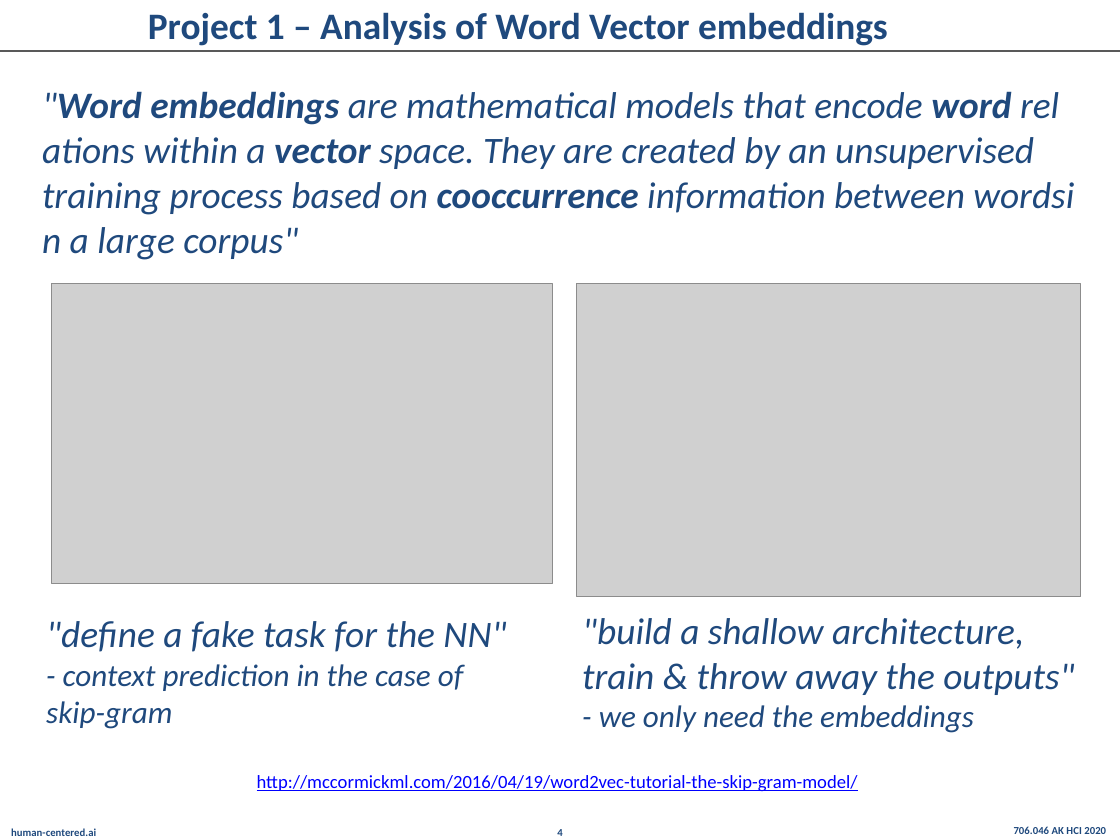
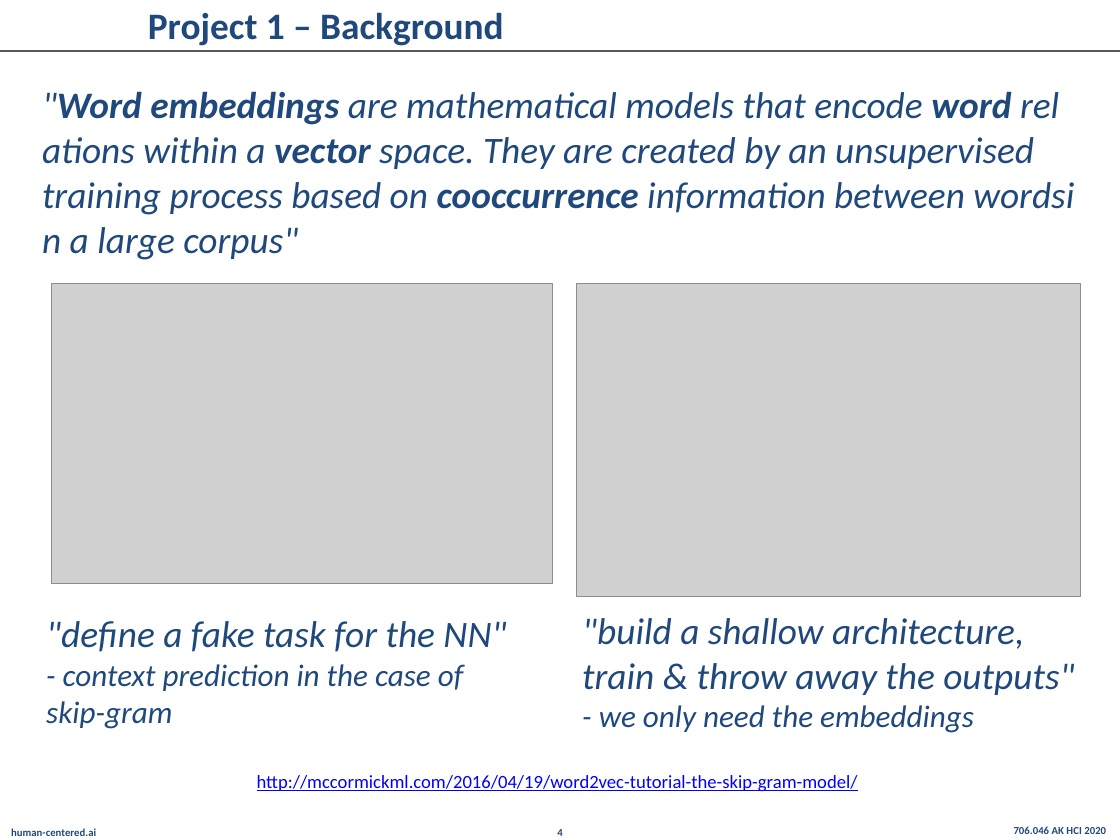
Before and after one commit to cassinius/akhci-2020, a slide deck: slide 4 of miniprojects_presentation/706.046-AK-HCI-2020--Bernd_Malle.pptx. Drawn at 1120x840 pixels with LibreOffice and Linux fonts; fonts in the diff are those of the drawing; grey boxes stand for pictures; background and template pictures are left out. Boxes give left, top, right and bottom in pixels: in the first picture for what was removed or moved away, otherwise in the second. Text is boxed around its words. In the diff, an @@ line names an element or a change of style, - is before the commit and + after.

```diff
--- a/miniprojects_presentation/706.046-AK-HCI-2020--Bernd_Malle.pptx
+++ b/miniprojects_presentation/706.046-AK-HCI-2020--Bernd_Malle.pptx
@@ title at [148, 12, 503, 46]: text changed @@
-Project 1 – Analysis of Word Vector embeddings
+Project 1 – Background
```
Also in this commit, not shown: 5 other slides changed, 6 other files.
